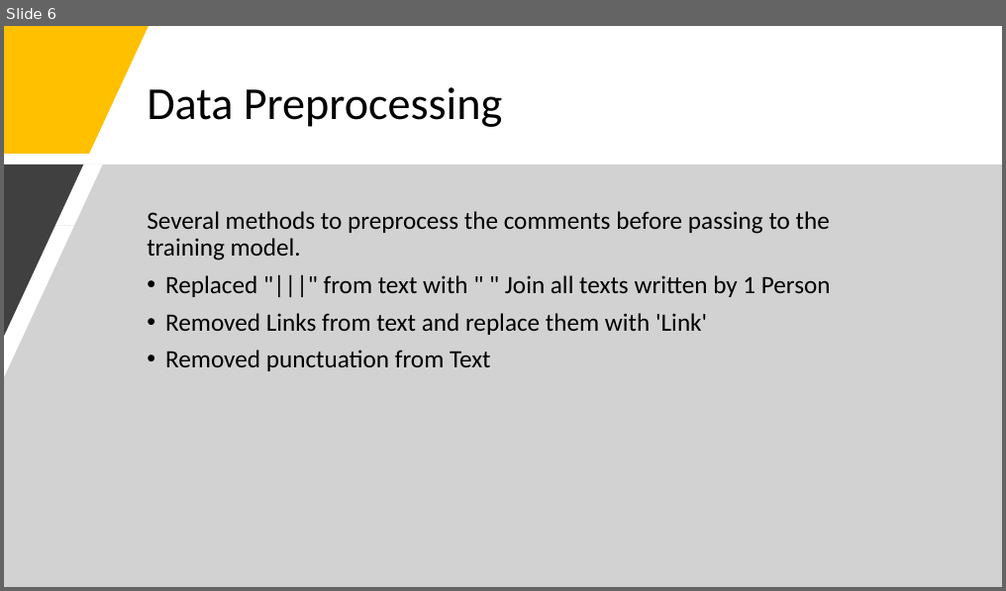
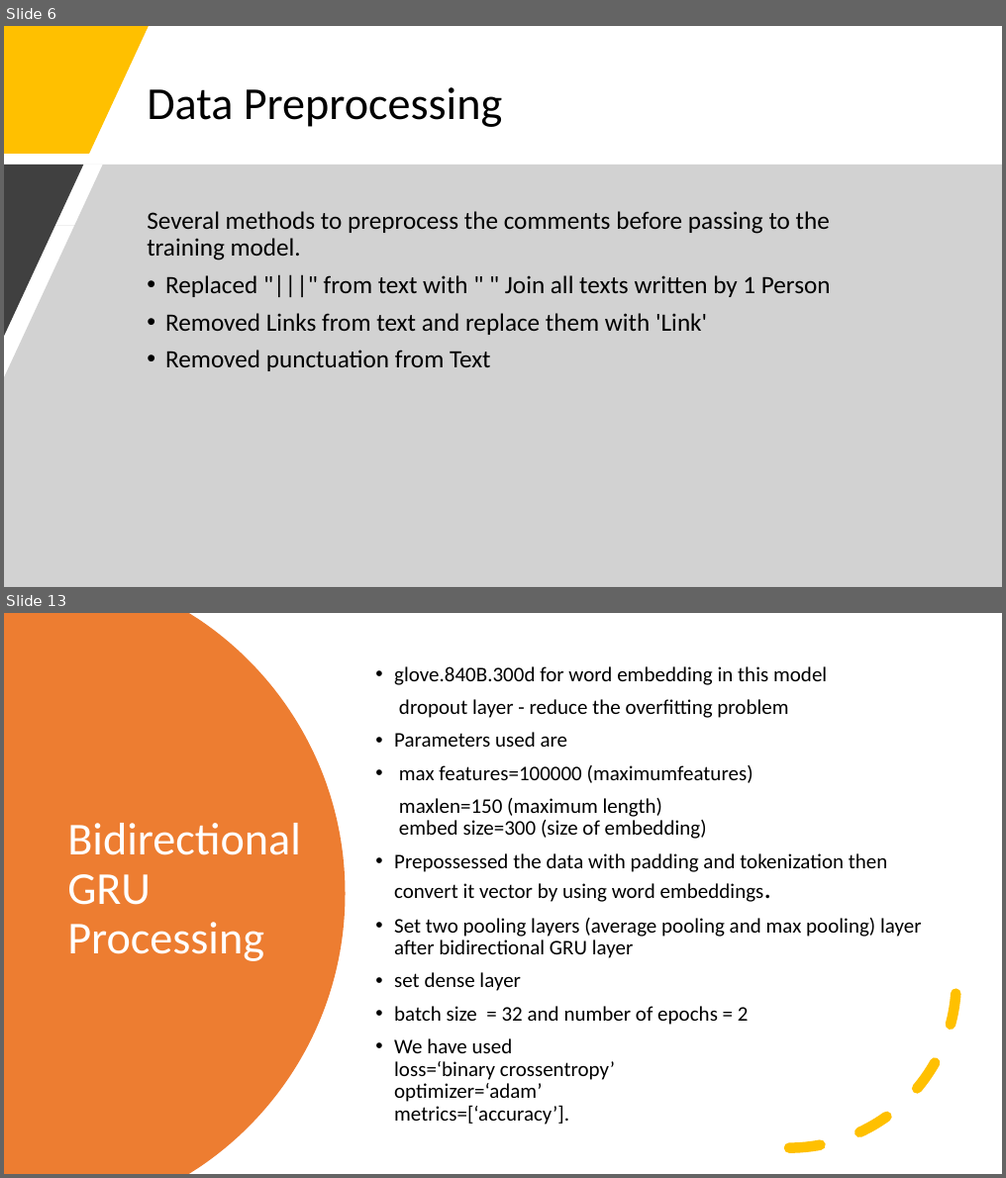
Before and after one commit to nalisharathod01/Myers-Briggs-Personality-Prediction, a slide deck: Project Presentation.pptx. Shown one above the other, each under a label of ours: slide 6 before the commit, slides 6 and 13 after it; the slides between them are not shown. The pictures are 1006x591 and 1006x1178 pixels, drawn with LibreOffice and Linux fonts; fonts in the diff are those of the drawing. Boxes give left, top, right and bottom in pixels: in the first picture for what was removed or moved away, otherwise in the second. Text is boxed around its words. In the diff, an @@ line names an element or a change of style, - is before the commit and + after.

```diff
--- a/Project Presentation.pptx
+++ b/Project Presentation.pptx
@@ slide 13 added at [4,613,1002,1174], background #FFFFFF @@
@@ freeform shape added at [4,613,346,1174], fill #ED7D31 @@
@@ text added at [394,666,922,1125], 20 pt, text #000000 @@
+• glove.840B.300d for word embedding in this model
+dropout layer - reduce the overfitting problem
+• Parameters used are
+• max features=100000 (maximumfeatures)
+maxlen=150 (maximum length)
+embed size=300 (size of embedding)
+• Prepossessed the data with padding and tokenization then convert it vector by using word embeddings.
+• Set two pooling layers (average pooling and max pooling) layer after bidirectional GRU layer
+• set dense layer
+• batch size = 32 and number of epochs = 2
+• We have used
+  loss=‘binary crossentropy’
+  optimizer=‘adam’
+  metrics=[‘accuracy’].
@@ arc (boxed as its full ellipse) added at [623,814,957,1149], outline #FFC000 10 pt dashed @@
@@ title added at [67,823,300,961], 44 pt, text #FFFFFF @@
+Bidirectional GRU Processing
```
Also in this commit, not shown: 1 slide changed, 16 other slides added, 1 other file.
